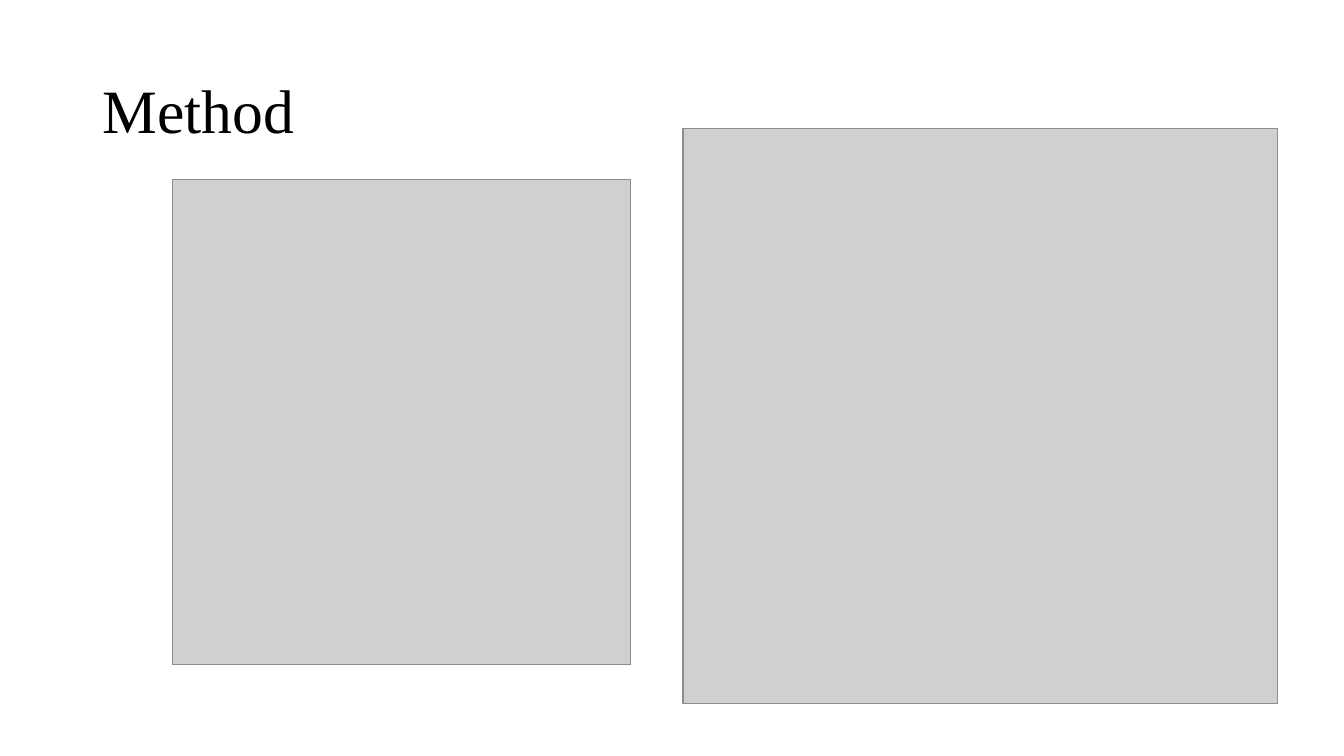
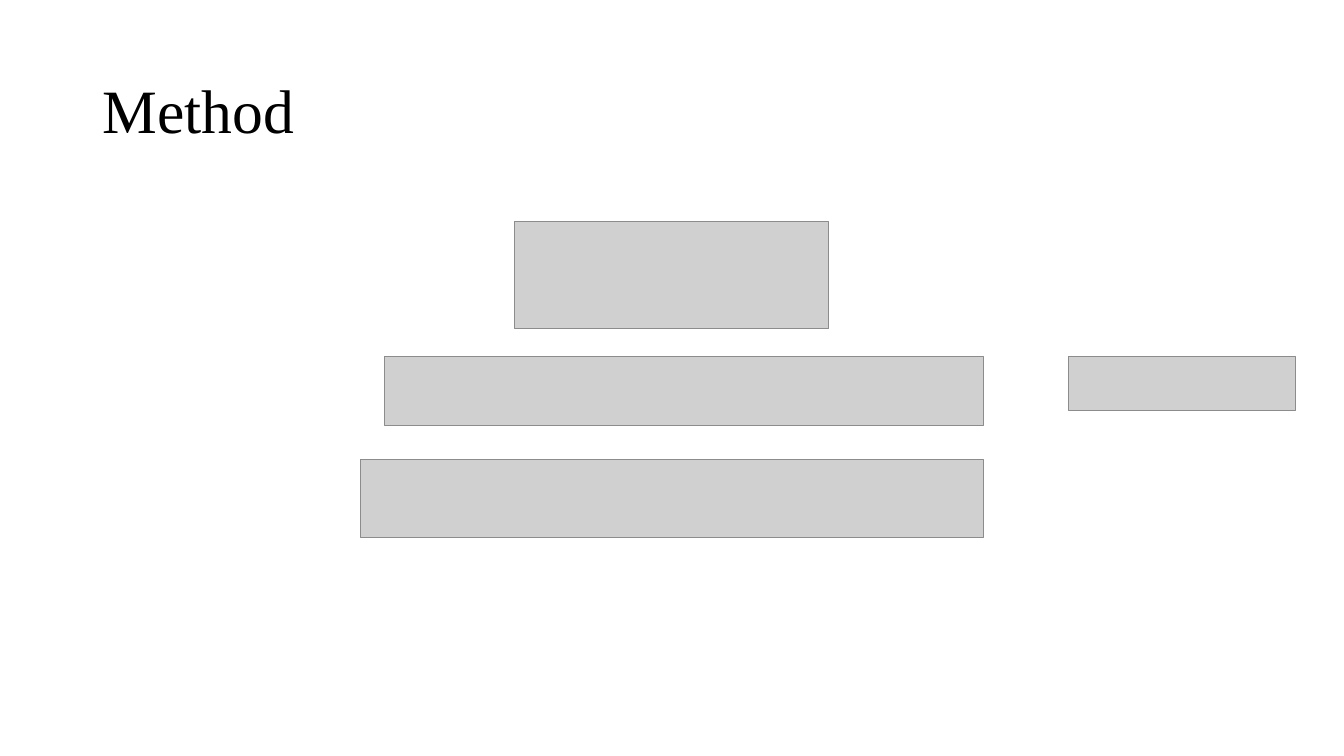
Before and after one commit to tokyustay/AI-paper-review, a slide deck: slide 3 of esd/esd.pptx (slide 4 before the commit). Drawn at 1344x756 pixels with LibreOffice and Linux fonts; fonts in the diff are those of the drawing; grey boxes stand for pictures. Boxes give left, top, right and bottom in pixels: in the first picture for what was removed or moved away, otherwise in the second. Text is boxed around its words. In the diff, an @@ line names an element or a change of style, - is before the commit and + after.

```diff
--- a/esd/esd.pptx
+++ b/esd/esd.pptx
@@ picture removed at bbox=[684, 128, 1278, 703] @@
@@ picture removed at bbox=[172, 179, 630, 664] @@
@@ picture added at bbox=[515, 222, 830, 329] @@
@@ picture added at bbox=[385, 356, 984, 425] @@
@@ picture added at bbox=[1069, 356, 1296, 410] @@
@@ picture added at bbox=[361, 460, 984, 538] @@
```
Also in this commit, not shown: 2 other slides changed, 6 slides added, 4 slides removed, 2 other files.
